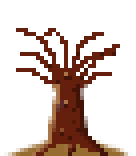
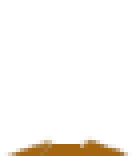
Two versions of the same layered image (136px x 156px). Layer-by-layer changes:
hid "Background" over [left=16, top=28, right=120, bottom=156]
painted on "ground" over [left=16, top=144, right=120, bottom=156]
